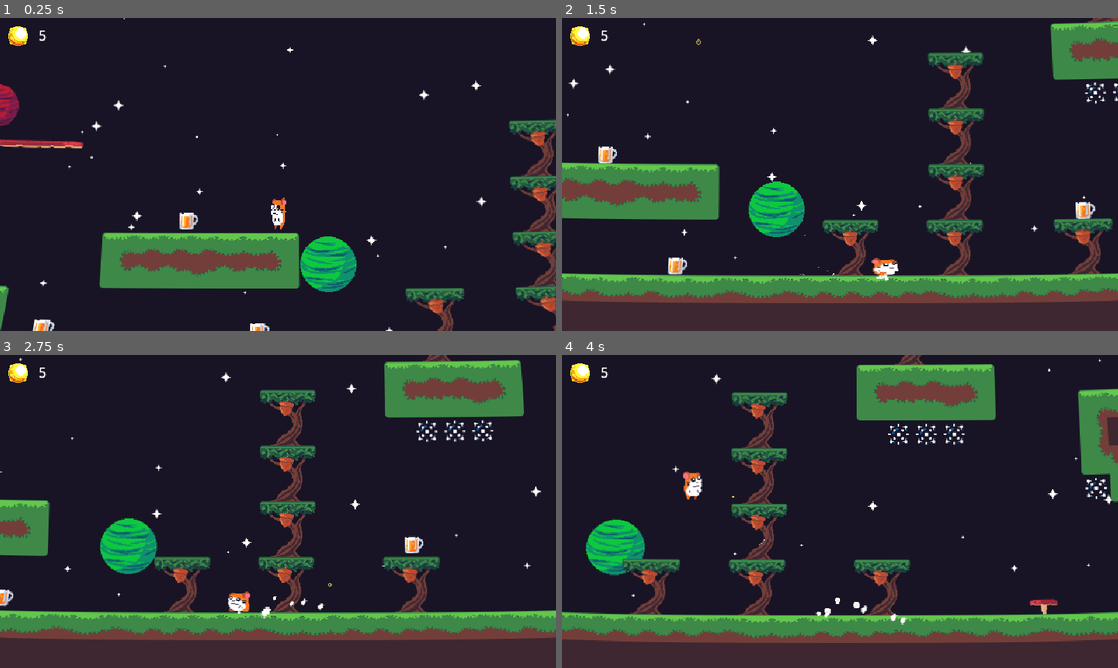
Above: before the commit, frames 1-4 (two rows, left to right).
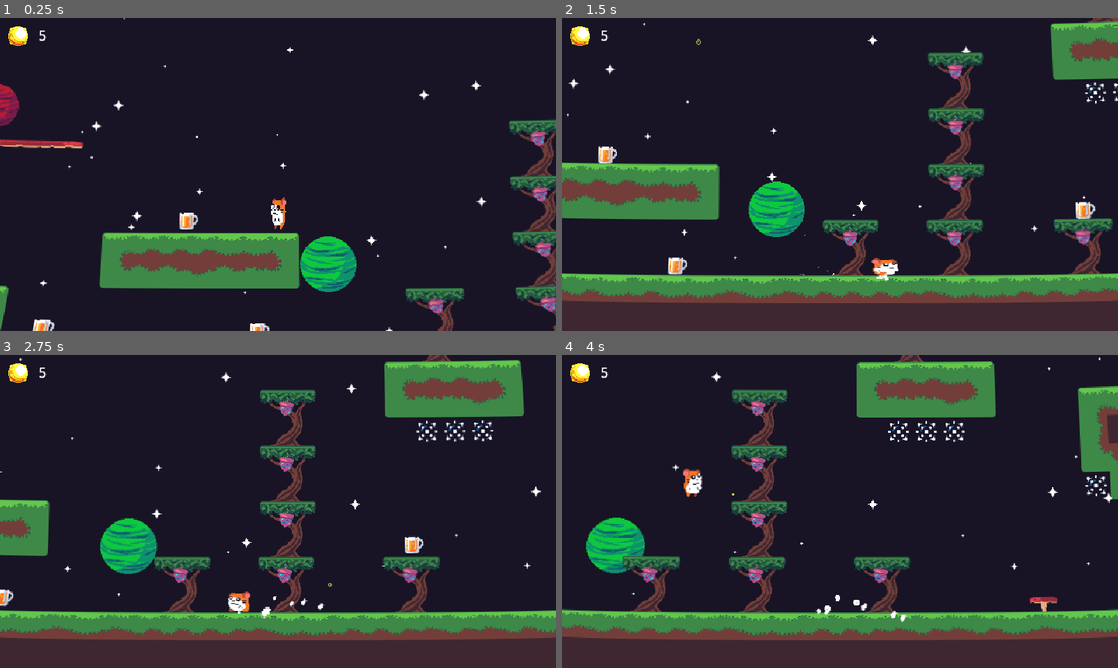
Above: after the commit, the same moments.

Repository: Codex112008/GMTK-2025-Game-Jam
Game: Godot game, scene res://Scenes/Game.tscn
Same seed, same stepped clock (60 frames per second), same inputs: the game is played once before the commit and once after it.
Inputs:
- Up to frame 1 (0.25 s): no input
- Up to frame 2 (1.5 s): hold D (right) from 0.53 s (still down); tap Space (jump) at 0.6, 0.77, 1.07, 1.35 s
- Up to frame 3 (2.75 s): tap Space (jump) at 1.52, 1.82, 2.1 s; release D (right) at 2.03 s; hold A (left) from 2.03 s (still down)
- Up to frame 4 (4 s): release A (left) at 2.78 s; hold D (right) from 2.78 s (still down); tap Space (jump) at 2.85, 3.02, 3.32, 3.6, 3.77 s

The runs differ from the first frame. In frame 1, 0.5% of the frame differs, in the area x 76-100%, y 35-95%; in frame 2, 0.6%; in frame 3, 0.6%; in frame 4, 12%, in the area x 0-100%, y 0-92%.

Commit message:
camera shake

Diff:
--- a/Scenes/Game.tscn
+++ b/Scenes/Game.tscn
@@ -92,6 +92,7 @@
 script = ExtResource("3_fgofq")
 target = NodePath("../Player")
 level = NodePath("../Environment/base_tile_map")
+shakeFade = 15.0
 
 [node name="Player" parent="." node_paths=PackedStringArray("curve_effect_rect", "camera", "instantiated_nodes", "health_ui_text") instance=ExtResource("3_j5yw3")]
 z_index = 1
--- a/Scripts/CameraFollow.gd
+++ b/Scripts/CameraFollow.gd
@@ -1,4 +1,5 @@
 extends Camera2D
+class_name CameraFollow
 
 @export var y_smooth_speed : float = 5.0
 @export var target : Node2D
@@ -17,3 +18,30 @@
 
 func _physics_process(delta):
 	global_position = global_position.lerp(target.global_position, y_smooth_speed * delta)
+
+
+# screen shake
+@export var rngStrength : float= 30;
+@export var shakeFade : float = 5;
+var shakeStrength : float = 0;
+
+var rng : RandomNumberGenerator = RandomNumberGenerator.new();
+
+func _process(delta):
+	if (shakeStrength > 0): # actual shake
+		shakeStrength = lerp(shakeStrength, 0.0, shakeFade * delta);
+		offset = rng_offset();
+
+	if (shakeStrength <= 1): # stop at really small values
+		shakeStrength = 0;
+		offset = Vector2(0, 0);
+
+
+func apply_shake(multiplier : float) -> void:
+	shakeStrength += rngStrength * multiplier
+
+func reset_shake() -> void:
+	shakeStrength = 0;
+
+func rng_offset() -> Vector2:
+	return Vector2(rng.randf_range(-shakeStrength, shakeStrength), rng.randf_range(-shakeStrength, shakeStrength))
--- a/Scripts/PlayerController.gd
+++ b/Scripts/PlayerController.gd
@@ -49,7 +49,7 @@
 
 @export_group("OOC References")
 @export var curve_effect_rect : CanvasItem
-@export var camera : Camera2D
+@export var camera : CameraFollow
 @export var instantiated_nodes : Node2D
 @export var health_ui_text : RichTextLabel
 
@@ -217,6 +217,8 @@
 	set_process_unhandled_input(true)
 
 func take_damage(spike_pos : Vector2):
+	camera.apply_shake(1.5)
+
 	i_frame_timer.start()
 	current_health -= 1
 	health_ui_text.text = str(current_health)
@@ -226,8 +228,8 @@
 		health_ui_text.text = str(current_health)
 	else:
 		var dir : Vector2 = -global_position.direction_to(spike_pos)
-		print(":player pos: " + str(global_position) + " Spike pos: " + str(spike_pos))
-		velocity = dir * jump_strength * 1.5
+		#print(":player pos: " + str(global_position) + " Spike pos: " + str(spike_pos))
+		velocity = dir * jump_strength
 
 func pass_out():
 	print("LMAO good job drunkard")
Binary file changed: Sprites/Acorn/acorn.png
Binary file changed: Sprites/Acorn/acorn_break1.png
Binary file changed: Sprites/Acorn/acorn_break2.png
Binary file changed: Sprites/Acorn/acorn_break3.png
Binary file changed: Sprites/Acorn/acorn_break4.png
Binary file changed: Sprites/Acorn/acorn_break5.png
Binary file changed: Sprites/UI/acorn_ui.png
Not shown, changed: Sprites/UI/acorn_ui.png.import
